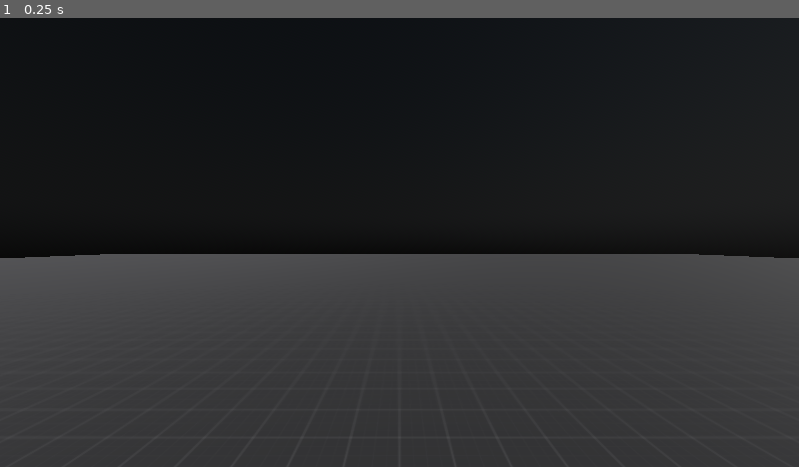
Above: before the commit, frame 1.
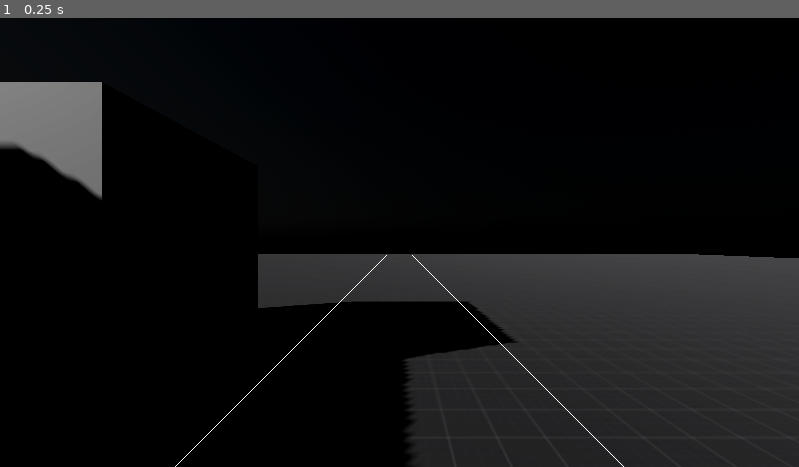
Above: after the commit, the same moment.

Repository: 2-3-5-41/Metaphysical
Game: Godot game, scene res://root.tscn
Same seed, same stepped clock (60 frames per second), same inputs: the game is played once before the commit and once after it.
Inputs:
- Up to frame 1 (0.25 s): no input

The runs differ from the first frame. In frame 1, 40% of the frame differs, in the area x 0-100%, y 0-100%.

Commit message:
We have a smooth laser, and simple grabbing.

Diff:
--- a/godot/default_envrionment.tres
+++ b/godot/default_envrionment.tres
@@ -8,4 +8,5 @@
 [resource]
 background_mode = 2
 sky = SubResource("Sky_hxosq")
-tonemap_mode = 2
+tonemap_mode = 3
+glow_enabled = true
--- a/godot/interaction/player/xr_laser.tscn
+++ b/godot/interaction/player/xr_laser.tscn
@@ -1,30 +1,19 @@
 [gd_scene load_steps=4 format=3 uid="uid://dpvnpxvqlwv5w"]
 
+[ext_resource type="Script" path="res://scripts/procedural_mesh/spline_line_mesh.gd" id="2_5sprp"]
 [ext_resource type="Script" path="res://scripts/interactions/laser/smooth_laser.gd" id="3_jb8oo"]
 
-[sub_resource type="Curve3D" id="Curve3D_cmuxf"]
-resource_local_to_scene = true
-_data = {
-"points": PackedVector3Array(0, 0, 0, 0, 0, 0, 0, 0, 0, 0, 0, 0, 0, 0, 0, 0, 0, -1),
-"tilts": PackedFloat32Array(0, 0)
-}
-point_count = 2
-
-[sub_resource type="BoxMesh" id="BoxMesh_kjqyf"]
-size = Vector3(0.01, 0.01, 0.01)
+[sub_resource type="StandardMaterial3D" id="StandardMaterial3D_t4vup"]
+shading_mode = 0
 
 [node name="XRLaser" type="RayCast3D"]
-target_position = Vector3(0, 0, -50)
+target_position = Vector3(0, 0, -25)
 collision_mask = 6
-debug_shape_custom_color = Color(1, 0.352941, 0, 1)
-debug_shape_thickness = 1
 script = ExtResource("3_jb8oo")
+lerp_speed = 16.0
 
-[node name="Path3D" type="Path3D" parent="."]
-curve = SubResource("Curve3D_cmuxf")
-
-[node name="MeshInstance3D" type="MeshInstance3D" parent="."]
-mesh = SubResource("BoxMesh_kjqyf")
-
-[node name="MeshInstance3D2" type="MeshInstance3D" parent="."]
-mesh = SubResource("BoxMesh_kjqyf")
+[node name="SplineLineMesh" type="MeshInstance3D" parent="."]
+material_override = SubResource("StandardMaterial3D_t4vup")
+cast_shadow = 0
+script = ExtResource("2_5sprp")
+segments = 16
--- a/godot/interaction/player/xr_rig.tscn
+++ b/godot/interaction/player/xr_rig.tscn
@@ -1,7 +1,8 @@
-[gd_scene load_steps=3 format=3 uid="uid://cfpsivfo7rr6o"]
+[gd_scene load_steps=4 format=3 uid="uid://cfpsivfo7rr6o"]
 
 [ext_resource type="PackedScene" uid="uid://dpvnpxvqlwv5w" path="res://interaction/player/xr_laser.tscn" id="1_wlxon"]
 [ext_resource type="Script" path="res://scripts/interactions/gui/gui_event_system.gd" id="2_2w6ax"]
+[ext_resource type="Script" path="res://scripts/interactions/grabbing/grab_event_system.gd" id="3_kcp1y"]
 
 [node name="XRRig" type="XROrigin3D" groups=["local_space"]]
 
@@ -27,13 +28,20 @@
 [node name="GUIEventSystem" type="Node" parent="."]
 script = ExtResource("2_2w6ax")
 
+[node name="GrabEventSystem" type="Node" parent="."]
+script = ExtResource("3_kcp1y")
+
+[connection signal="grabbed_object" from="LeftHand/XRLaser" to="GrabEventSystem" method="_on_grabbed_object"]
 [connection signal="gui_button_pressed" from="LeftHand/XRLaser" to="GUIEventSystem" method="_handle_laser_input_pressed"]
 [connection signal="gui_button_released" from="LeftHand/XRLaser" to="GUIEventSystem" method="_handle_laser_input_released"]
 [connection signal="gui_entered" from="LeftHand/XRLaser" to="GUIEventSystem" method="_on_entered_gui"]
 [connection signal="gui_exited" from="LeftHand/XRLaser" to="GUIEventSystem" method="_on_exited_gui"]
 [connection signal="gui_pointer_moved" from="LeftHand/XRLaser" to="GUIEventSystem" method="_handle_laser_moved"]
+[connection signal="released_object" from="LeftHand/XRLaser" to="GrabEventSystem" method="_on_released_object"]
+[connection signal="grabbed_object" from="RightHand/XRLaser" to="GrabEventSystem" method="_on_grabbed_object"]
 [connection signal="gui_button_pressed" from="RightHand/XRLaser" to="GUIEventSystem" method="_handle_laser_input_pressed"]
 [connection signal="gui_button_released" from="RightHand/XRLaser" to="GUIEventSystem" method="_handle_laser_input_released"]
 [connection signal="gui_entered" from="RightHand/XRLaser" to="GUIEventSystem" method="_on_entered_gui"]
 [connection signal="gui_exited" from="RightHand/XRLaser" to="GUIEventSystem" method="_on_exited_gui"]
 [connection signal="gui_pointer_moved" from="RightHand/XRLaser" to="GUIEventSystem" method="_handle_laser_moved"]
+[connection signal="released_object" from="RightHand/XRLaser" to="GrabEventSystem" method="_on_released_object"]
--- a/godot/openxr_action_map.tres
+++ b/godot/openxr_action_map.tres
@@ -512,7 +512,7 @@
 
 [sub_resource type="OpenXRIPBinding" id="OpenXRIPBinding_i4hqv"]
 action = SubResource("OpenXRAction_55513")
-paths = PackedStringArray("/user/hand/left/input/squeeze/value", "/user/hand/right/input/squeeze/value")
+paths = PackedStringArray("/user/hand/left/input/squeeze/force", "/user/hand/right/input/squeeze/force")
 
 [sub_resource type="OpenXRIPBinding" id="OpenXRIPBinding_uy3a5"]
 action = SubResource("OpenXRAction_jcymg")
--- a/godot/project.godot
+++ b/godot/project.godot
@@ -14,10 +14,6 @@
 run/main_scene="res://root.tscn"
 config/features=PackedStringArray("4.0", "Forward Plus")
 config/icon="res://icon.svg"
-
-[autoload]
-
-XRToolsUserSettings="*res://addons/godot-xr-tools/user_settings/user_settings.gd"
 
 [display]
 
--- a/godot/root.tscn
+++ b/godot/root.tscn
@@ -6,6 +6,7 @@
 [ext_resource type="PackedScene" uid="uid://bpmhj6hr2t8wy" path="res://gui/3d/multiplayer_start.tscn" id="4_sp4su"]
 [ext_resource type="Environment" uid="uid://pffg67f0khfu" path="res://default_envrionment.tres" id="5_i243p"]
 [ext_resource type="Texture2D" uid="uid://bfmn0ovhye14u" path="res://addons/kenney_prototype_textures/dark/texture_01.png" id="6_g5hlr"]
+[ext_resource type="Script" path="res://scripts/test/circle_boi.gd" id="7_c2yiu"]
 
 [sub_resource type="BoxShape3D" id="BoxShape3D_dr6y2"]
 size = Vector3(100, 1, 100)
@@ -17,23 +18,30 @@
 [sub_resource type="BoxMesh" id="BoxMesh_0k4jl"]
 size = Vector3(100, 1, 100)
 
+[sub_resource type="BoxShape3D" id="BoxShape3D_j4x7p"]
+
+[sub_resource type="BoxMesh" id="BoxMesh_8lj0g"]
+
+[sub_resource type="SphereMesh" id="SphereMesh_1kx3v"]
+
 [node name="Root" type="Node"]
 script = ExtResource("1_njvo6")
 
 [node name="XRRig" parent="." instance=ExtResource("2_unfkf")]
 
 [node name="MultiplayerStart" parent="." instance=ExtResource("4_sp4su")]
-transform = Transform3D(-1, 0, -8.74228e-08, 0, 1, 0, 8.74228e-08, 0, -1, 0, 1, 3)
+transform = Transform3D(-0.941964, 0, 0.335715, 0, 1, 0, -0.335715, 0, -0.941964, -0.854084, 1, 3.04945)
 
 [node name="VirtualKeyboard" parent="." instance=ExtResource("3_1u5p0")]
-transform = Transform3D(-1, 0, -8.74228e-08, -5.13772e-08, 0.809089, 0.587686, 7.07328e-08, 0.587686, -0.809089, -1.19209e-07, 0.450373, 2.64982)
+transform = Transform3D(-0.941964, -0.197295, 0.271623, -1.01789e-07, 0.809089, 0.587686, -0.335715, 0.553579, -0.762133, -0.736524, 0.450373, 2.71959)
 
 [node name="WorldEnvironment" type="WorldEnvironment" parent="."]
 environment = ExtResource("5_i243p")
 
 [node name="DirectionalLight3D" type="DirectionalLight3D" parent="WorldEnvironment"]
-transform = Transform3D(0.5, -1.49012e-08, 0.866025, -0.75, 0.5, 0.433013, -0.433013, -0.866025, 0.25, 0, 0, 0)
+transform = Transform3D(0.594654, -4.75244e-08, -0.803981, 0.696268, 0.5, 0.514986, 0.401991, -0.866025, 0.297327, 0, 0, 0)
 light_angular_distance = 0.5
+shadow_enabled = true
 
 [node name="Floor" type="StaticBody3D" parent="."]
 
@@ -45,3 +53,48 @@
 transform = Transform3D(1, 0, 0, 0, 1, 0, 0, 0, 1, 0, -0.5, 0)
 material_override = SubResource("StandardMaterial3D_7ppp7")
 mesh = SubResource("BoxMesh_0k4jl")
+
+[node name="Cube" type="StaticBody3D" parent="."]
+transform = Transform3D(2, 0, 0, 0, 2, 0, 0, 0, 2, -3, 0.5, 2)
+
+[node name="CollisionShape3D" type="CollisionShape3D" parent="Cube"]
+shape = SubResource("BoxShape3D_j4x7p")
+
+[node name="MeshInstance3D" type="MeshInstance3D" parent="Cube"]
+mesh = SubResource("BoxMesh_8lj0g")
+
+[node name="Cube4" type="StaticBody3D" parent="."]
+transform = Transform3D(3, 0, 0, 0, 3, 0, 0, 0, 3, -7, 3.32928, 3)
+
+[node name="CollisionShape3D" type="CollisionShape3D" parent="Cube4"]
+shape = SubResource("BoxShape3D_j4x7p")
+
+[node name="MeshInstance3D" type="MeshInstance3D" parent="Cube4"]
+mesh = SubResource("BoxMesh_8lj0g")
+
+[node name="Cube2" type="StaticBody3D" parent="."]
+transform = Transform3D(5, 0, 0, 0, 5, 0, 0, 0, 5, -10, 2.5, 0)
+
+[node name="CollisionShape3D" type="CollisionShape3D" parent="Cube2"]
+shape = SubResource("BoxShape3D_j4x7p")
+
+[node name="MeshInstance3D" type="MeshInstance3D" parent="Cube2"]
+mesh = SubResource("BoxMesh_8lj0g")
+
+[node name="Cube3" type="StaticBody3D" parent="."]
+transform = Transform3D(4, 0, 0, 0, 4, 0, 0, 0, 4, -5.711, 2, -5.65201)
+
+[node name="CollisionShape3D" type="CollisionShape3D" parent="Cube3"]
+shape = SubResource("BoxShape3D_j4x7p")
+
+[node name="MeshInstance3D" type="MeshInstance3D" parent="Cube3"]
+mesh = SubResource("BoxMesh_8lj0g")
+
+[node name="SpinnyBoi" type="Node3D" parent="." node_paths=PackedStringArray("display")]
+transform = Transform3D(1, 0, 0, 0, 1, 0, 0, 0, 1, 3, 0.484208, 2)
+script = ExtResource("7_c2yiu")
+display = NodePath("TestCircleMath")
+
+[node name="TestCircleMath" type="MeshInstance3D" parent="SpinnyBoi"]
+mesh = SubResource("SphereMesh_1kx3v")
+skeleton = NodePath("../..")
--- /dev/null
+++ b/godot/scripts/interactions/grabbing/grab_event_system.gd
@@ -0,0 +1,26 @@
+extends Node
+class_name GrabEventSystem
+
+var current_grab : PhysicsBody3D
+var offset_grab_point : Vector3
+
+# Dangerously ambiguous variable.
+# Just make sure the 'primary_grabber' at minimum has a 'get_grab_follow_point()` getter.
+var primary_grabber
+
+func _physics_process(delta: float) -> void:
+	if !current_grab || !primary_grabber: return
+	var follow = primary_grabber.get_grab_follow_point()
+	current_grab.global_position = follow + offset_grab_point
+
+func _on_grabbed_object(grabber, obj: PhysicsBody3D) -> void:
+	if grabber != primary_grabber:
+		return # TODO: Make new grabber behave as scaling hand.
+	primary_grabber = grabber
+	current_grab = obj
+	offset_grab_point = obj.global_position - grabber.get_grab_follow_point()
+
+func _on_released_object(grabber) -> void:
+	if grabber != primary_grabber: return
+	primary_grabber = null
+	current_grab = null
--- a/godot/scripts/interactions/gui/gui_event_system.gd
+++ b/godot/scripts/interactions/gui/gui_event_system.gd
@@ -3,7 +3,6 @@
 
 var _active_laser: XRLaser = null
 var _active_gui: GUI3D = null
-
 
 func _handle_laser_input_pressed(laser: XRLaser, point: Vector3):
 	if !_active_gui:
@@ -13,12 +12,14 @@
 		_active_laser = laser
 
 	_active_gui._virtual_pointer_click(point)
+	print("Laser input pressed: ", laser, " ", point)
 
 func _handle_laser_input_released(_laser: XRLaser, point: Vector3):
 	if !_active_gui:
 		return
 
 	_active_gui._virtual_pointer_release(point)
+	print("Laser input pressed: ", _laser, " ", point)
 
 func _handle_laser_moved(laser: XRLaser, point: Vector3, prev_point: Vector3):
 	if !_active_gui:
@@ -28,9 +29,12 @@
 		return
 
 	_active_gui._virtual_pointer_moved(prev_point, point)
+	print("Laser input pressed: ", laser, " ", point, " ", prev_point)
 
 func _on_entered_gui(_laser: XRLaser, gui: GUI3D):
 	_active_gui = gui
+	print(_laser, " Entered GUI ", gui)
 
 func _on_exited_gui(_laser: XRLaser):
 	_active_gui = null
+	print(_laser, " Exited GUI")
--- a/godot/scripts/interactions/laser/smooth_laser.gd
+++ b/godot/scripts/interactions/laser/smooth_laser.gd
@@ -1,8 +1,9 @@
 extends RayCast3D
 class_name XRLaser
 
-signal grabbed_object(laser, obj)
-signal released_object(laser)
+signal grabbed_object(grabber, obj)
+signal released_object(grabber)
+
 signal gui_entered(laser, gui)
 signal gui_exited(laser)
 signal gui_button_pressed(laser, point)
@@ -15,15 +16,19 @@
 	GRAB
 }
 
-@onready var laser_path: Path3D = $Path3D
+@onready var curve :Curve3D = Curve3D.new()
 
 @export_group("Laser Interaction")
 @export var controller: XRController3D
 @export var grip_action: String = "grip_click"
 @export var gui_action: String = "trigger_click"
+@export var grab_point_adjust_action: String = "primary"
 
 @export_group("Lerp Performance")
 @export var lerp_speed: float = 10.0
+
+@export_group("Grab Adjust Performance")
+@export var adjust_speed: float = 5.0
 
 var active_laser: LaserType
 var prev_laser: LaserType
@@ -38,14 +43,22 @@
 var smooth_hit_point: Vector3
 var prev_hit_point: Vector3
 
+func get_grab_follow_point() -> Vector3:
+	return smooth_hit_point
+
 func _ready():
 	controller.connect("button_pressed", _handle_controller_input_press)
 	controller.connect("button_released", _handle_controller_input_release)
+
+	curve.call_deferred("add_point", Vector3.ZERO, Vector3.ZERO, Vector3.ZERO, 0)
+	curve.call_deferred("add_point", Vector3.ZERO, Vector3.ZERO, Vector3.ZERO, 1)
 
 func _physics_process(delta):
 	active_hit_object = get_collider()
 
 	if !active_hit_object:
+		if prev_hit_object is GUI3D:
+			emit_signal("gui_exited", self)
 		active_laser = LaserType.DEFAULT
 
 	if active_hit_object is GUI3D && !is_grabbing:
@@ -55,6 +68,7 @@
 		active_laser = LaserType.GRAB
 
 	_update_pointer(delta)
+	_update_path()
 	_update_gui_pointer()
 
 	prev_laser = active_laser
@@ -68,21 +82,32 @@
 		LaserType.GUI:
 			raw_hit_point = get_collision_point()
 		LaserType.GRAB:
-			raw_hit_point = to_global(-basis.z * distance_to_obj)
+			raw_hit_point = _update_grabbed_point(delta)
 
 	# Update smooth hit point.
-	if active_hit_object != prev_hit_object:
+	if active_hit_object != prev_hit_object && active_laser != LaserType.GRAB:
 		smooth_hit_point = raw_hit_point
 	else:
 		smooth_hit_point = smooth_hit_point.lerp(raw_hit_point, delta * lerp_speed)
 
-	$MeshInstance3D.global_position = smooth_hit_point
+func _update_grabbed_point(delta: float) -> Vector3:
+	var adjust_input = controller.get_vector2(grab_point_adjust_action).y
+	distance_to_obj += adjust_input * delta * adjust_speed
+	return to_global(-basis.z * distance_to_obj)
+
+func _update_path():
+	if !curve:
+		print("What the fuck?")
+		return
+
+	var half_distance : float = (raw_hit_point - global_position).length() / 2
+	var path_curve : Vector3 = Vector3(0, 0, -half_distance)
+
+	curve.set_point_position(1, to_local(smooth_hit_point))
+	curve.set_point_out(0, path_curve)
 
 func _update_gui_pointer():
-	if active_laser != LaserType.GUI:
-		if prev_hit_object is GUI3D:
-			emit_signal("gui_exited", self)
-		return
+	if active_laser != LaserType.GUI: return
 
 	if active_hit_object != prev_hit_object:
 		emit_signal("gui_entered", self, active_hit_object)
--- /dev/null
+++ b/godot/scripts/math/circles.gd
@@ -0,0 +1,36 @@
+class_name Circles
+
+## Alignment of a circle
+enum CircleAlign {
+	X,
+	Y,
+	Z
+}
+
+static func get_point_on_circle(radius: float, degree: float, alignment: CircleAlign) -> Vector3:
+	var circle : Vector3 = Vector3()
+
+	match alignment:
+		CircleAlign.X:
+			circle.x = 0
+			circle.y = cos(deg_to_rad(degree))
+			circle.z = sin(deg_to_rad(degree))
+		CircleAlign.Y:
+			circle.x = cos(deg_to_rad(degree))
+			circle.y = 0
+			circle.z = sin(deg_to_rad(degree))
+		CircleAlign.Z:
+			circle.x = cos(deg_to_rad(degree))
+			circle.y = sin(deg_to_rad(degree))
+			circle.z = 0
+		_: return Vector3()
+
+	return circle * radius
+
+static func get_point_on_circle_2d(radius: float, degree: float) -> Vector2:
+	var circle : Vector2 = Vector2()
+
+	circle.x = cos(deg_to_rad(degree))
+	circle.y = sin(deg_to_rad(degree))
+
+	return circle * radius
--- /dev/null
+++ b/godot/scripts/procedural_mesh/spline_line_mesh.gd
@@ -0,0 +1,24 @@
+extends MeshInstance3D
+class_name SplineLineMesh
+
+@onready var laser :XRLaser = $".."
+
+@export var segments : int = 8
+
+# Called when the node enters the scene tree for the first time.
+func _ready() -> void:
+	mesh = ImmediateMesh.new()
+
+# Called every frame. 'delta' is the elapsed time since the previous frame.
+func _process(delta: float) -> void:
+	mesh.clear_surfaces()
+	mesh.surface_begin(Mesh.PRIMITIVE_LINES)
+
+	for s in segments:
+		var next = s + 1
+		var path_sample = laser.curve.sample(0, s / float(segments))
+		var path_sample_next = laser.curve.sample(0, (s + 1) / float(segments))
+		mesh.surface_add_vertex(path_sample)
+		mesh.surface_add_vertex(path_sample_next)
+
+	mesh.surface_end()
--- /dev/null
+++ b/godot/scripts/procedural_mesh/spline_tube_mesh.gd
@@ -0,0 +1,21 @@
+extends MeshInstance3D
+class_name SplineTubeMesh
+
+@onready var laser :XRLaser = $".."
+
+@export var radius : float = 0.05
+@export var vertecies : int = 5
+@export var segments : int = 8
+
+# Called when the node enters the scene tree for the first time.
+func _ready() -> void:
+	mesh = ImmediateMesh.new()
+
+# Called every frame. 'delta' is the elapsed time since the previous frame.
+func _process(delta: float) -> void:
+	mesh.clear_surfaces()
+	mesh.surface_begin(Mesh.PRIMITIVE_TRIANGLE_STRIP)
+
+	# TODO: Figure out how to generate a tube with PRIMITIVE_TRIANGLE_STRIP
+
+	mesh.surface_end()
--- /dev/null
+++ b/godot/scripts/test/circle_boi.gd
@@ -0,0 +1,22 @@
+extends Node3D
+
+@export var display: MeshInstance3D
+@export var radius: float = 1
+@export var spin: bool = true
+
+@export_range(0,360) var point_on_circle: float = 0
+
+var spin_var: float = 0
+
+# Called when the node enters the scene tree for the first time.
+func _ready() -> void:
+	pass # Replace with function body.
+
+
+# Called every frame. 'delta' is the elapsed time since the previous frame.
+func _process(delta: float) -> void:
+	if !spin:
+		display.position = Circles.get_point_on_circle(1, point_on_circle, Circles.CircleAlign.Y)
+	else:
+		spin_var += delta
+		display.position = Circles.get_point_on_circle(1, spin_var * 32, Circles.CircleAlign.Y)
--- /dev/null
+++ b/godot/scripts/test/immediate_mesh_test.gd
@@ -0,0 +1,41 @@
+extends MeshInstance3D
+class_name TestImmediateMesh
+
+@export var detail: int = 5
+@export var segments: int = 4
+@export var radius: float = 1
+@export var curve: Curve3D
+
+var sphers : Array
+
+func _ready() -> void:
+	mesh = ImmediateMesh.new()
+
+	for s in segments:
+		for i in detail:
+			var sphere = MeshInstance3D.new()
+			var sphere_mesh = SphereMesh.new()
+			call_deferred("add_child", sphere)
+
+			sphere.set_mesh(sphere_mesh)
+			sphere.scale = Vector3(.1,.1,.1)
+			sphers.append(sphere)
+
+func _process(_delta: float) -> void:
+	for s in segments:
+		for i in sphers:
+			var index: int = 0
+			i.position = curve.sample(0, s / float(segments)) + Circles.get_point_on_circle(radius, (index / float(detail))*360, Circles.CircleAlign.Z)
+			index += 1
+
+#func _process(_delta: float) -> void:
+#	mesh.clear_surfaces()
+#	mesh.surface_begin(Mesh.PRIMITIVE_TRIANGLES)
+#
+#	for i in detail:
+#		var point : Vector3 = Circles.get_point_on_circle(1, (i / float(detail)) * 360, Circles.CircleAlign.Z)
+#		mesh.surface_set_normal(Vector3.FORWARD)
+#		mesh.surface_set_uv(Vector2(0,0))
+#		mesh.surface_add_vertex(point)
+#
+#	mesh.surface_end()
--- /dev/null
+++ b/godot/shaders/test/wireframe.gdshader
@@ -0,0 +1,30 @@
+shader_type spatial;
+
+uniform vec4 albedo : source_color = vec4(1.0);
+uniform vec4 wire_color : source_color = vec4(0.0, 0.0, 0.0, 1.0);
+uniform float wire_width : hint_range(0.0, 40.0) = 1.0;
+uniform float wire_smoothness : hint_range(0.0, 0.1) = 0.01;
+
+varying vec3 barys;
+
+void vertex() {
+	int index = VERTEX_ID % 3;
+	switch (index) {
+		case 0:
+			barys = vec3(1.0, 0.0, 0.0);
+			break;
+		case 1:
+			barys = vec3(0.0, 1.0, 0.0);
+			break;
+		case 2:
+			barys = vec3(0.0, 0.0, 1.0);
+			break;
+	}
+}
+
+void fragment() {
+	vec3 deltas = fwidth(barys);
+	vec3 barys_s = smoothstep(deltas * wire_width - wire_smoothness, deltas * wire_width + wire_smoothness, barys);
+	float wires = min(barys_s.x, min(barys_s.y, barys_s.z));
+	ALBEDO = mix(wire_color.rgb, albedo.rgb, wires);
+}
Not shown: 1 places in godot/root.tscn that only renumber resources
Not shown, changed: dev_notes/.obsidian/core-plugins-migration.json
Not shown, changed: dev_notes/.obsidian/core-plugins.json
Not shown, changed: dev_notes/.obsidian/workspace.json
Not shown, changed: dev_notes/Design choises/Interactions/Untitled.canvas
Not shown, added: dev_notes/Procedural Meshes/ImmediateMesh.md
